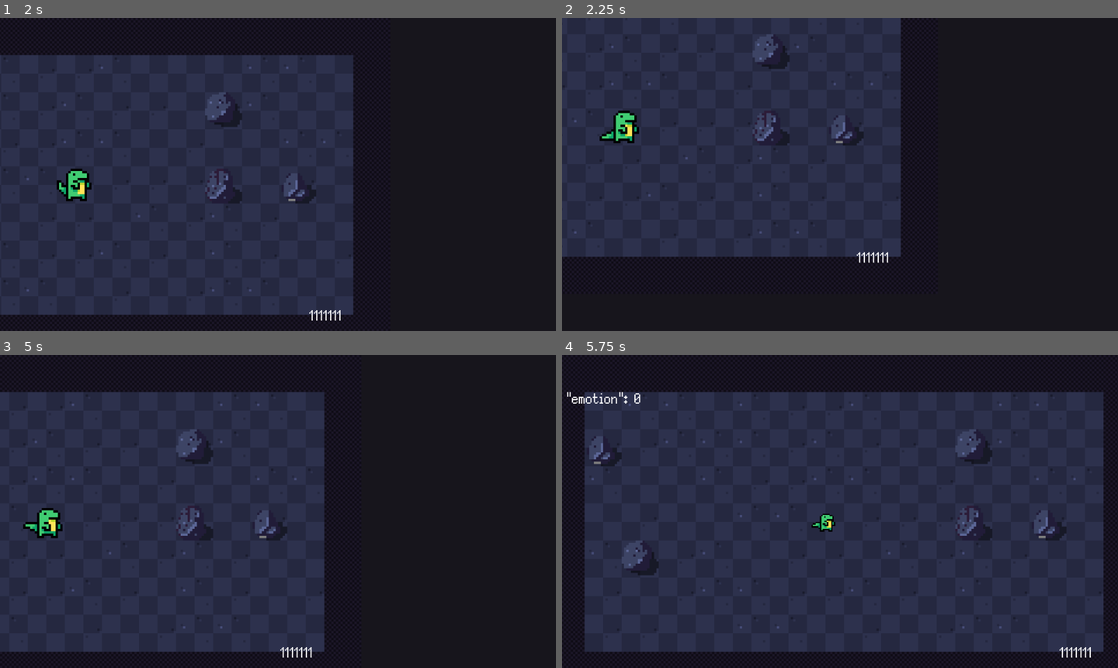
Above: before the commit, frames 1-4 (two rows, left to right).
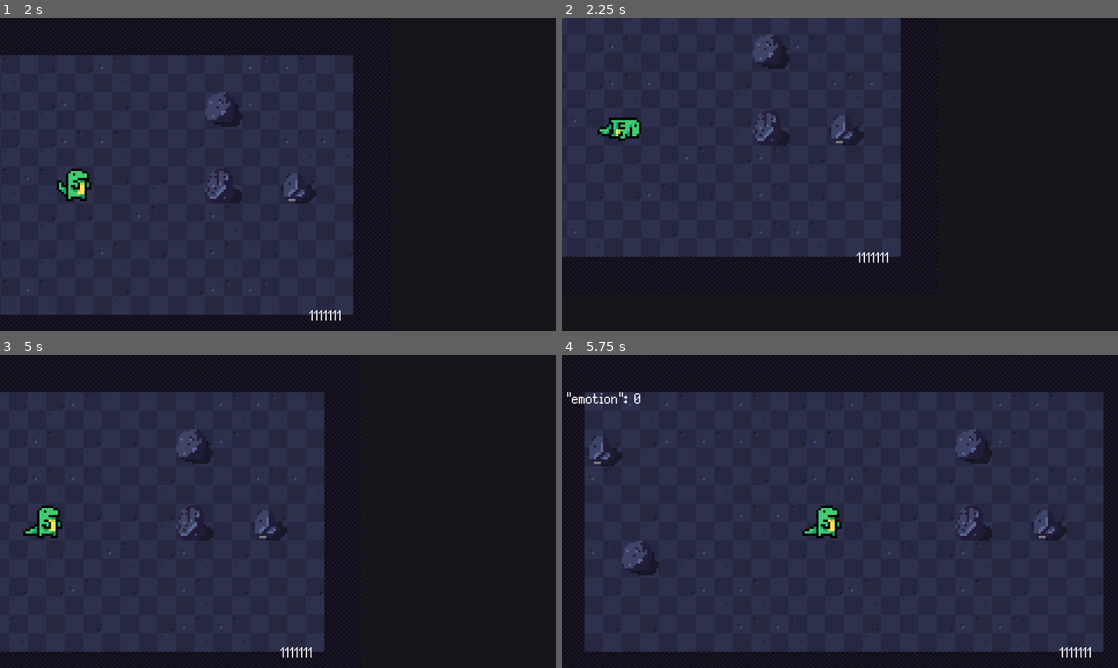
Above: after the commit, the same moments.

Repository: colinbellino/ai-and-games-2022
Game: Godot game, scene res://media/scenes/main.tscn
Same seed, same stepped clock (60 frames per second), same inputs: the game is played once before the commit and once after it.
Inputs (mouse positions are in pixels of both pictures, inside the frame that each line leads up to):
- Up to frame 1 (2 s): click "Start" at 0.5 s; move the mouse to (278, 183) at 1.27 s; hold D (move_right) from 1.28 s (still down); click (278, 183) at 1.35 s
- Up to frame 2 (2.25 s): move the mouse to (728, 190) at 2.02 s; release D (move_right) at 2.03 s; hold S (move_down) from 2.03 s (still down); right-click (728, 190) at 2.1 s
- Up to frame 3 (5 s): move the mouse to (333, 442) at 2.77 s; release S (move_down) at 2.78 s; hold D (move_right) 2.78-3.53 s; click (333, 442) at 2.85 s; move the mouse to (250, 574) at 3.52 s; hold Z (move_up) 3.53-4.28 s; right-click (250, 574) at 3.6 s; click (250, 574) at 3.67 s; move the mouse to (444, 558) at 4.27 s; hold Q (move_left) from 4.28 s (still down); click (444, 558) at 4.35 s
- Up to frame 4 (5.75 s): keep holding Q (move_left); move the mouse to (673, 464) at 5.02 s; right-click (673, 464) at 5.1 s

Frame 1 is identical in both runs. In frame 2, 0.5% of the frame differs, in the area x 6-15%, y 29-40%; in frame 3, 0.3%; in frame 4, 0.4%.

Commit message:
Use entity state machine for barks animation

Diff:
--- a/media/animations/entities/creature.tres
+++ b/media/animations/entities/creature.tres
@@ -26,33 +26,213 @@
 atlas = ExtResource( 1 )
 region = Rect2( 160, 32, 32, 32 )
 
+[sub_resource type="AtlasTexture" id=39]
+atlas = ExtResource( 1 )
+region = Rect2( 0, 160, 32, 32 )
+
+[sub_resource type="AtlasTexture" id=40]
+atlas = ExtResource( 1 )
+region = Rect2( 32, 160, 32, 32 )
+
+[sub_resource type="AtlasTexture" id=41]
+atlas = ExtResource( 1 )
+region = Rect2( 64, 160, 32, 32 )
+
+[sub_resource type="AtlasTexture" id=42]
+atlas = ExtResource( 1 )
+region = Rect2( 96, 160, 32, 32 )
+
+[sub_resource type="AtlasTexture" id=43]
+atlas = ExtResource( 1 )
+region = Rect2( 128, 160, 32, 32 )
+
+[sub_resource type="AtlasTexture" id=44]
+atlas = ExtResource( 1 )
+region = Rect2( 160, 160, 32, 32 )
+
+[sub_resource type="AtlasTexture" id=45]
+atlas = ExtResource( 1 )
+region = Rect2( 192, 160, 32, 32 )
+
+[sub_resource type="AtlasTexture" id=46]
+atlas = ExtResource( 1 )
+region = Rect2( 0, 160, 32, 32 )
+
+[sub_resource type="AtlasTexture" id=47]
+atlas = ExtResource( 1 )
+region = Rect2( 32, 160, 32, 32 )
+
+[sub_resource type="AtlasTexture" id=48]
+atlas = ExtResource( 1 )
+region = Rect2( 64, 160, 32, 32 )
+
+[sub_resource type="AtlasTexture" id=49]
+atlas = ExtResource( 1 )
+region = Rect2( 96, 160, 32, 32 )
+
+[sub_resource type="AtlasTexture" id=50]
+atlas = ExtResource( 1 )
+region = Rect2( 128, 160, 32, 32 )
+
+[sub_resource type="AtlasTexture" id=51]
+atlas = ExtResource( 1 )
+region = Rect2( 160, 160, 32, 32 )
+
+[sub_resource type="AtlasTexture" id=52]
+atlas = ExtResource( 1 )
+region = Rect2( 192, 160, 32, 32 )
+
+[sub_resource type="AtlasTexture" id=23]
+atlas = ExtResource( 1 )
+region = Rect2( 0, 96, 32, 32 )
+
+[sub_resource type="AtlasTexture" id=24]
+atlas = ExtResource( 1 )
+region = Rect2( 32, 96, 32, 32 )
+
+[sub_resource type="AtlasTexture" id=25]
+atlas = ExtResource( 1 )
+region = Rect2( 64, 96, 32, 32 )
+
+[sub_resource type="AtlasTexture" id=26]
+atlas = ExtResource( 1 )
+region = Rect2( 96, 96, 32, 32 )
+
+[sub_resource type="AtlasTexture" id=27]
+atlas = ExtResource( 1 )
+region = Rect2( 128, 96, 32, 32 )
+
+[sub_resource type="AtlasTexture" id=28]
+atlas = ExtResource( 1 )
+region = Rect2( 160, 96, 32, 32 )
+
+[sub_resource type="AtlasTexture" id=29]
+atlas = ExtResource( 1 )
+region = Rect2( 192, 96, 32, 32 )
+
+[sub_resource type="AtlasTexture" id=30]
+atlas = ExtResource( 1 )
+region = Rect2( 224, 96, 32, 32 )
+
+[sub_resource type="AtlasTexture" id=53]
+atlas = ExtResource( 1 )
+region = Rect2( 0, 96, 32, 32 )
+
+[sub_resource type="AtlasTexture" id=54]
+atlas = ExtResource( 1 )
+region = Rect2( 32, 96, 32, 32 )
+
+[sub_resource type="AtlasTexture" id=55]
+atlas = ExtResource( 1 )
+region = Rect2( 64, 96, 32, 32 )
+
+[sub_resource type="AtlasTexture" id=56]
+atlas = ExtResource( 1 )
+region = Rect2( 96, 96, 32, 32 )
+
+[sub_resource type="AtlasTexture" id=57]
+atlas = ExtResource( 1 )
+region = Rect2( 128, 96, 32, 32 )
+
+[sub_resource type="AtlasTexture" id=58]
+atlas = ExtResource( 1 )
+region = Rect2( 160, 96, 32, 32 )
+
+[sub_resource type="AtlasTexture" id=59]
+atlas = ExtResource( 1 )
+region = Rect2( 192, 96, 32, 32 )
+
+[sub_resource type="AtlasTexture" id=60]
+atlas = ExtResource( 1 )
+region = Rect2( 224, 96, 32, 32 )
+
+[sub_resource type="AtlasTexture" id=21]
+atlas = ExtResource( 1 )
+region = Rect2( 0, 32, 32, 32 )
+
+[sub_resource type="AtlasTexture" id=8]
+atlas = ExtResource( 1 )
+region = Rect2( 0, 0, 32, 32 )
+
+[sub_resource type="AtlasTexture" id=9]
+atlas = ExtResource( 1 )
+region = Rect2( 32, 0, 32, 32 )
+
+[sub_resource type="AtlasTexture" id=10]
+atlas = ExtResource( 1 )
+region = Rect2( 64, 0, 32, 32 )
+
+[sub_resource type="AtlasTexture" id=11]
+atlas = ExtResource( 1 )
+region = Rect2( 96, 0, 32, 32 )
+
+[sub_resource type="AtlasTexture" id=31]
+atlas = ExtResource( 1 )
+region = Rect2( 0, 128, 32, 32 )
+
+[sub_resource type="AtlasTexture" id=32]
+atlas = ExtResource( 1 )
+region = Rect2( 32, 128, 32, 32 )
+
+[sub_resource type="AtlasTexture" id=33]
+atlas = ExtResource( 1 )
+region = Rect2( 64, 128, 32, 32 )
+
+[sub_resource type="AtlasTexture" id=34]
+atlas = ExtResource( 1 )
+region = Rect2( 96, 128, 32, 32 )
+
+[sub_resource type="AtlasTexture" id=35]
+atlas = ExtResource( 1 )
+region = Rect2( 128, 128, 32, 32 )
+
+[sub_resource type="AtlasTexture" id=36]
+atlas = ExtResource( 1 )
+region = Rect2( 160, 128, 32, 32 )
+
+[sub_resource type="AtlasTexture" id=37]
+atlas = ExtResource( 1 )
+region = Rect2( 192, 128, 32, 32 )
+
+[sub_resource type="AtlasTexture" id=38]
+atlas = ExtResource( 1 )
+region = Rect2( 224, 128, 32, 32 )
+
+[sub_resource type="AtlasTexture" id=61]
+atlas = ExtResource( 1 )
+region = Rect2( 0, 128, 32, 32 )
+
+[sub_resource type="AtlasTexture" id=62]
+atlas = ExtResource( 1 )
+region = Rect2( 32, 128, 32, 32 )
+
+[sub_resource type="AtlasTexture" id=63]
+atlas = ExtResource( 1 )
+region = Rect2( 64, 128, 32, 32 )
+
+[sub_resource type="AtlasTexture" id=64]
+atlas = ExtResource( 1 )
+region = Rect2( 96, 128, 32, 32 )
+
+[sub_resource type="AtlasTexture" id=65]
+atlas = ExtResource( 1 )
+region = Rect2( 128, 128, 32, 32 )
+
+[sub_resource type="AtlasTexture" id=66]
+atlas = ExtResource( 1 )
+region = Rect2( 160, 128, 32, 32 )
+
+[sub_resource type="AtlasTexture" id=67]
+atlas = ExtResource( 1 )
+region = Rect2( 192, 128, 32, 32 )
+
+[sub_resource type="AtlasTexture" id=68]
+atlas = ExtResource( 1 )
+region = Rect2( 224, 128, 32, 32 )
+
 [sub_resource type="AtlasTexture" id=22]
 atlas = ExtResource( 1 )
-region = Rect2( 0, 96, 32, 32 )
-
-[sub_resource type="AtlasTexture" id=8]
-atlas = ExtResource( 1 )
-region = Rect2( 0, 0, 32, 32 )
-
-[sub_resource type="AtlasTexture" id=9]
-atlas = ExtResource( 1 )
-region = Rect2( 32, 0, 32, 32 )
-
-[sub_resource type="AtlasTexture" id=10]
-atlas = ExtResource( 1 )
-region = Rect2( 64, 0, 32, 32 )
-
-[sub_resource type="AtlasTexture" id=11]
-atlas = ExtResource( 1 )
-region = Rect2( 96, 0, 32, 32 )
-
-[sub_resource type="AtlasTexture" id=20]
-atlas = ExtResource( 1 )
-region = Rect2( 0, 128, 32, 32 )
-
-[sub_resource type="AtlasTexture" id=21]
-atlas = ExtResource( 1 )
-region = Rect2( 0, 160, 32, 32 )
+region = Rect2( 0, 32, 32, 32 )
 
 [sub_resource type="AtlasTexture" id=14]
 atlas = ExtResource( 1 )
@@ -85,23 +265,33 @@
 "name": "asleep",
 "speed": 5.0
 }, {
+"frames": [ SubResource( 39 ), SubResource( 40 ), SubResource( 41 ), SubResource( 42 ), SubResource( 43 ), SubResource( 44 ), SubResource( 45 ), SubResource( 46 ), SubResource( 47 ), SubResource( 48 ), SubResource( 49 ), SubResource( 50 ), SubResource( 51 ), SubResource( 52 ) ],
+"loop": false,
+"name": "bored",
+"speed": 5.0
+}, {
+"frames": [ SubResource( 23 ), SubResource( 24 ), SubResource( 25 ), SubResource( 26 ), SubResource( 27 ), SubResource( 28 ), SubResource( 29 ), SubResource( 30 ), SubResource( 53 ), SubResource( 54 ), SubResource( 55 ), SubResource( 56 ), SubResource( 57 ), SubResource( 58 ), SubResource( 59 ), SubResource( 60 ) ],
+"loop": false,
+"name": "cry",
+"speed": 5.0
+}, {
+"frames": [ SubResource( 21 ) ],
+"loop": true,
+"name": "fall_asleep",
+"speed": 5.0
+}, {
+"frames": [ SubResource( 8 ), SubResource( 9 ), SubResource( 10 ), SubResource( 11 ) ],
+"loop": true,
+"name": "idle",
+"speed": 5.0
+}, {
+"frames": [ SubResource( 31 ), SubResource( 32 ), SubResource( 33 ), SubResource( 34 ), SubResource( 35 ), SubResource( 36 ), SubResource( 37 ), SubResource( 38 ), SubResource( 61 ), SubResource( 62 ), SubResource( 63 ), SubResource( 64 ), SubResource( 65 ), SubResource( 66 ), SubResource( 67 ), SubResource( 68 ) ],
+"loop": false,
+"name": "laugh",
+"speed": 5.0
+}, {
 "frames": [ SubResource( 22 ) ],
 "loop": true,
-"name": "fall_asleep",
-"speed": 5.0
-}, {
-"frames": [ SubResource( 8 ), SubResource( 9 ), SubResource( 10 ), SubResource( 11 ) ],
-"loop": true,
-"name": "idle",
-"speed": 5.0
-}, {
-"frames": [ SubResource( 20 ) ],
-"loop": true,
-"name": "react",
-"speed": 5.0
-}, {
-"frames": [ SubResource( 21 ) ],
-"loop": true,
 "name": "wake_up",
 "speed": 5.0
 }, {
--- a/src/Enums.gd
+++ b/src/Enums.gd
@@ -2,4 +2,4 @@
 
 enum Sources { DINO, TREE }
 
-enum EntityStates { Idle, Asleep, Activating, Attracted }
+enum EntityStates { Idle, Asleep, Bark }
--- a/src/behaviours/Bark.gd
+++ b/src/behaviours/Bark.gd
@@ -1,47 +1,26 @@
 class_name Bark extends Behaviour
 
-var next_bark : int
-var delay_in_ms : int = 5000
-
-signal bark_finished()
+var timer_start : int
+var sleep_delay_in_ms : int = 5000
 
 func _ready() -> void:
-    next_bark = OS.get_ticks_msec() + delay_in_ms
-    pass
+    entity.connect("state_entered", self, "entity_state_entered")
 
 func _exit_tree() -> void:
-    pass
+    entity.disconnect("state_entered", self, "entity_state_entered")
 
 func _process(_delta: float) -> void:
-    if OS.get_ticks_msec() >= next_bark:
-        next_bark = OS.get_ticks_msec() + delay_in_ms
+    if entity._state == Enums.EntityStates.Idle:
+        if OS.get_ticks_msec() >= timer_start + sleep_delay_in_ms:
+            # Live, laugh, love very inspirational
+            if Globals.emotion_level < -5: # Sad
+                entity.set_meta("bark_animation", "cry")
+            elif Globals.emotion_level > 5: # Happy
+                entity.set_meta("bark_animation", "laugh")
+            else: # Neutral
+                entity.set_meta("bark_animation", "bored")
+            entity.change_state(Enums.EntityStates.Bark)
 
-        bark(Globals.emotion_level)
-        yield(self, "bark_finished")
-        next_bark = OS.get_ticks_msec() + delay_in_ms
-
-func bark(emotion_level: int) -> void:
-    var original_position := entity.sprite_body.position
-    var original_scale := entity.sprite_body.scale
-
-    if emotion_level < -5: # Sad
-        var tween := create_tween()
-        tween.set_loops(2)
-        tween.tween_property(entity.sprite_body, "position:x", original_position.x + -2.0, 0.25)
-        tween.tween_property(entity.sprite_body, "position:x", original_position.x, 0.25)
-        yield(tween, "finished")
-
-    elif emotion_level > 5: # Happy
-        var tween := create_tween()
-        tween.set_loops(2)
-        tween.tween_property(entity.sprite_body, "position:y", original_position.y + -2.0, 0.25)
-        tween.tween_property(entity.sprite_body, "position:y", original_position.y, 0.25)
-        yield(tween, "finished")
-
-    else: # Neutral
-        var tween := create_tween()
-        tween.tween_property(entity.sprite_body, "scale", original_scale * 0.5, 0.25)
-        tween.tween_property(entity.sprite_body, "scale", original_scale, 0.25)
-        yield(tween, "finished")
-
-    emit_signal("bark_finished")
+func entity_state_entered(state: int) -> void:
+    if state == Enums.EntityStates.Idle:
+        timer_start = OS.get_ticks_msec()
--- a/src/entities/Entity.gd
+++ b/src/entities/Entity.gd
@@ -21,36 +21,20 @@
     if _state == Enums.EntityStates.Idle:
         if _state_entered == false:
             _state_entered = true
-            # print("[Entity] %s doing nuffin (idle)" % [name])
             sprite_body.play("idle")
 
     if _state == Enums.EntityStates.Asleep:
         if _state_entered == false:
             _state_entered = true
-            # print("[Entity] %s fell asleep" % [name])
             sprite_body.play("fall_asleep")
             yield(sprite_body, "animation_finished")
             sprite_body.play("asleep")
 
-    if _state == Enums.EntityStates.Activating:
+    if _state == Enums.EntityStates.Bark:
         if _state_entered == false:
             _state_entered = true
-            # print("[Entity] %s activated" % [name])
-            sprite_body.play("activating")
+            sprite_body.play(get_meta("bark_animation"))
             yield(sprite_body, "animation_finished")
-            sprite_body.play("idle")
-
-    if _state == Enums.EntityStates.Attracted:
-        if _state_entered == false:
-            _state_entered = true
-            sprite_body.play("react")
-            yield(sprite_body, "animation_finished")
-            sprite_body.play("walk")
-
-            var tween = create_tween()
-            tween.tween_property(self, "position", destination, 2.0)
-            yield(tween, "finished")
-
             change_state(Enums.EntityStates.Idle)
 
 func interact(_interaction_type: int) -> void:
Not shown: 1 places in media/animations/entities/creature.tres that only renumber resources
Binary file changed: media/art/entities/dino_anim.png
